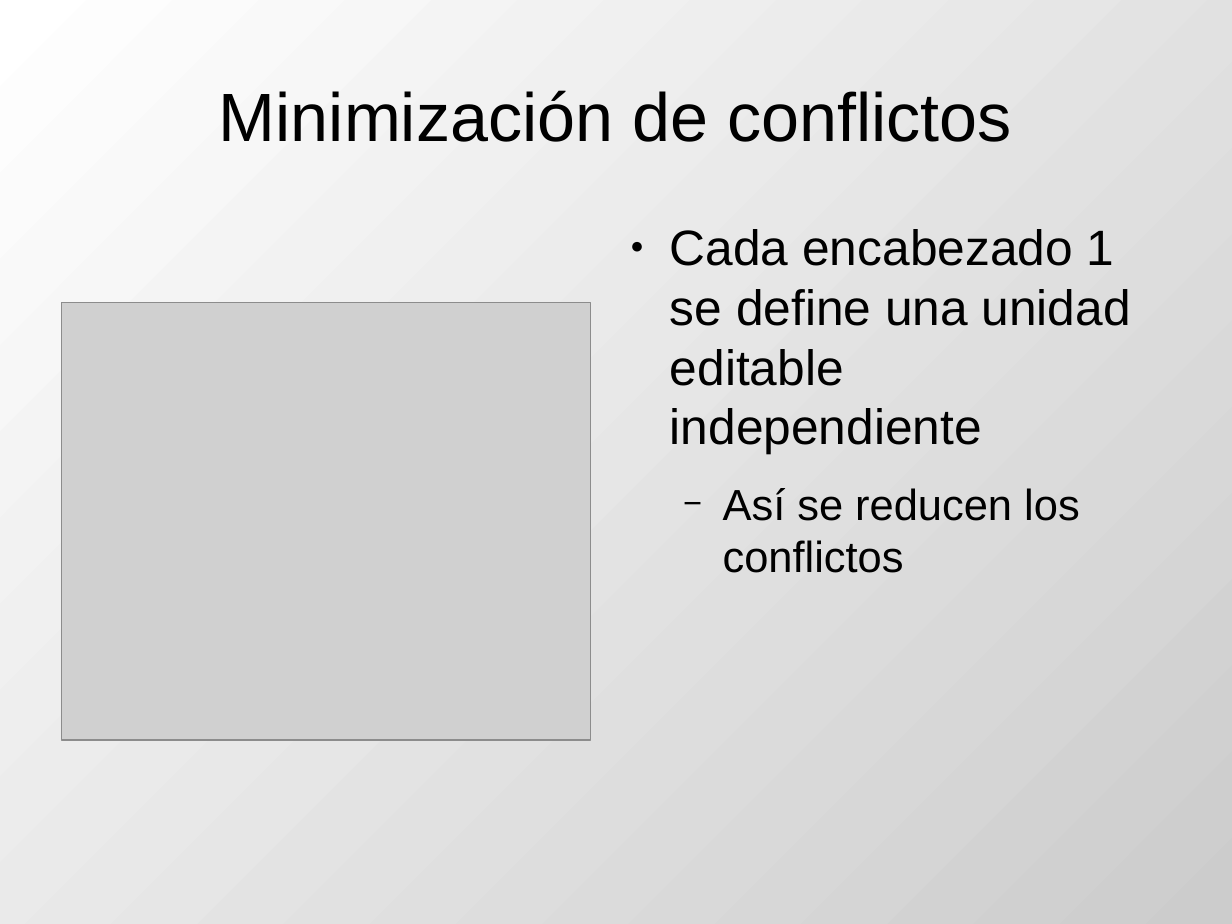
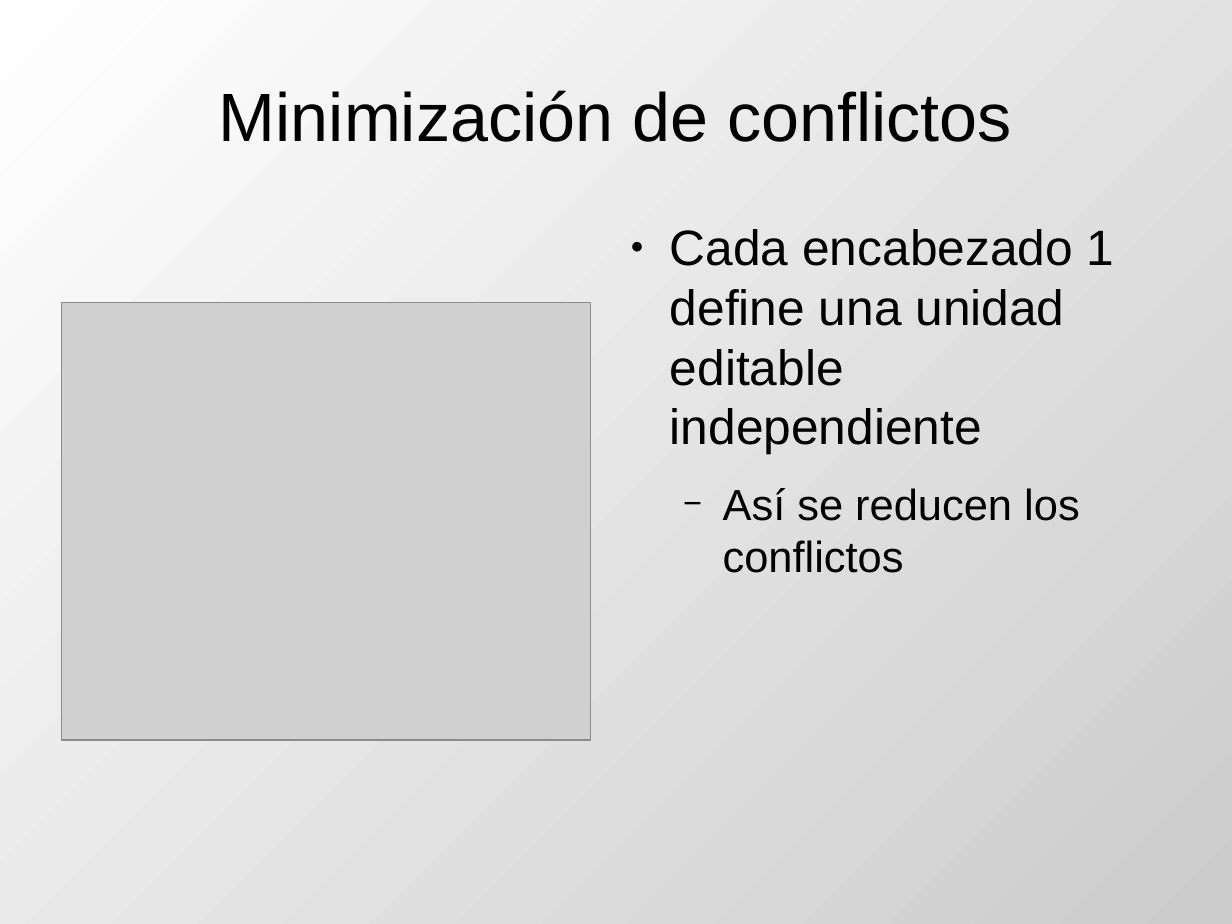
Before and after one commit to DrPantera/wikis4education, a slide deck: slide 24 of uca-2013_07/tema-3-WikisEnMoodle.odp. Drawn at 1232x924 pixels with LibreOffice and Linux fonts; fonts in the diff are those of the drawing; grey boxes stand for pictures. Boxes give left, top, right and bottom in pixels: in the first picture for what was removed or moved away, otherwise in the second. Text is boxed around its words. In the diff, an @@ line names an element or a change of style, - is before the commit and + after.

```diff
--- a/uca-2013_07/tema-3-WikisEnMoodle.odp
+++ b/uca-2013_07/tema-3-WikisEnMoodle.odp
@@ text at <box>670,229,1115,454</box>: text changed @@
-● Cada encabezado 1 se define una unidad editable independiente
+● Cada encabezado 1 define una unidad editable independiente
```
Also in this commit, not shown: 1 other slide changed.
